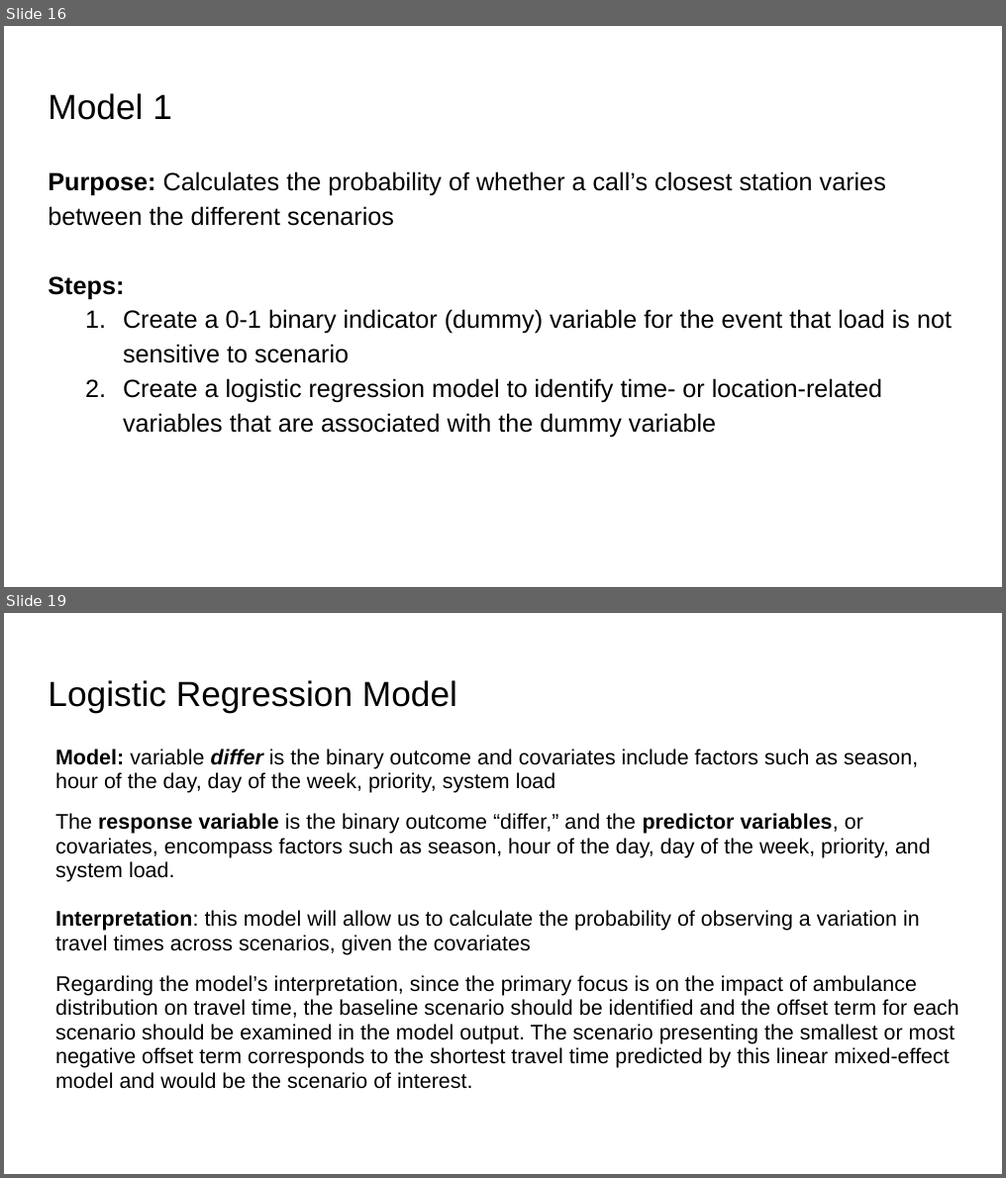
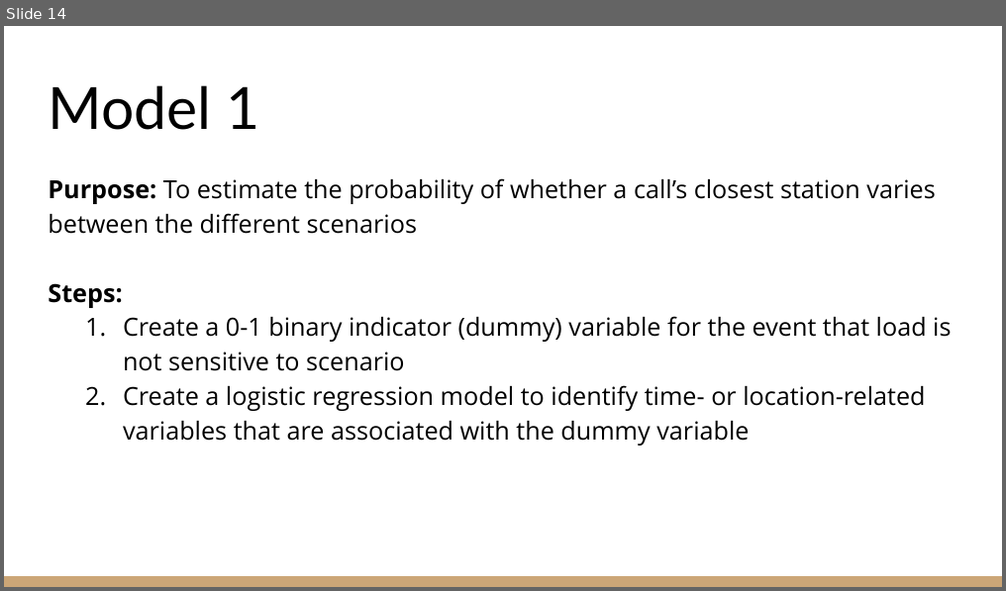
Before and after one commit to KenYe23/STA470S, a slide deck: EMS Stations Project/EMS_Station_Location.pptx. Shown one above the other, each under a label of ours: slides 16 and 19 before the commit, slide 14 after it; the slides between them are not shown. The pictures are 1006x1178 and 1006x591 pixels, drawn with LibreOffice and Linux fonts; fonts in the diff are those of the drawing. Boxes give left, top, right and bottom in pixels: in the first picture for what was removed or moved away, otherwise in the second. Text is boxed around its words. In the diff, an @@ line names an element or a change of style, - is before the commit and + after.

```diff
--- a/EMS Stations Project/EMS_Station_Location.pptx
+++ b/EMS Stations Project/EMS_Station_Location.pptx
@@ slide 19 removed at box(4, 613, 1002, 1174), background #FFFFFF @@
@@ title removed at box(48, 680, 457, 712) @@
-Logistic Regression Model
@@ text removed at box(55, 749, 959, 1089) @@
-Model: variable differ is the binary outcome and covariates include factors such as season, hour of the day, day of the week, priority, system load
-The response variable is the binary outcome “differ,” and the predictor variables, or covariates, encompass factors such as season, hour of the day, day of the week, priority, and system load.
-Interpretation: this model will allow us to calculate the probability of observing a variation in travel times across scenarios, given the covariates
-Regarding the model’s interpretation, since the primary focus is on the impact of ambulance distribution on travel time, the baseline scenario should be identified and the offset term for each scenario should be examined in the model output. The scenario presenting the smallest or most negative offset term corresponds to the shortest travel time predicted by this linear mixed-effect model and would be the scenario of interest.
@@ what was slide 16 is now slide 14 @@
@@ slide 14 changed as well @@
@@ title "Model 1": place and size @@
-title "Model 1" at box(48, 93, 172, 120)
+title "Model 1" at box(48, 85, 259, 130)
@@ title "Model 1" at box(48, 85, 259, 130): size 25.2 to 42 pt, font Arial to Lato; vertical alignment top to bottom @@
@@ text "Purpose: To estimate the probability ...": place and size @@
-text "Purpose: To estimate the probability ..." at box(48, 172, 951, 437)
+text "Purpose: To estimate the probability ..." at box(48, 178, 950, 446)
@@ text at box(48, 178, 935, 234): text changed; font Arial to Open Sans @@
-Purpose: Calculates the probability of whether a call’s closest station varies between the different scenarios
+Purpose: To estimate the probability of whether a call’s closest station varies between the different scenarios
@@ text at box(48, 283, 950, 446): font Arial to Open Sans in "Steps:", "Create a 0-1 binary indicator (dummy) variable ...", "Create a logistic regression model to identify ..." @@
@@ rectangle added at box(4, 576, 1002, 587), fill #CCA677 @@
```
Also in this commit, not shown: 16 other slides changed, 2 slides added, 3 other slides removed, 1 other file.
